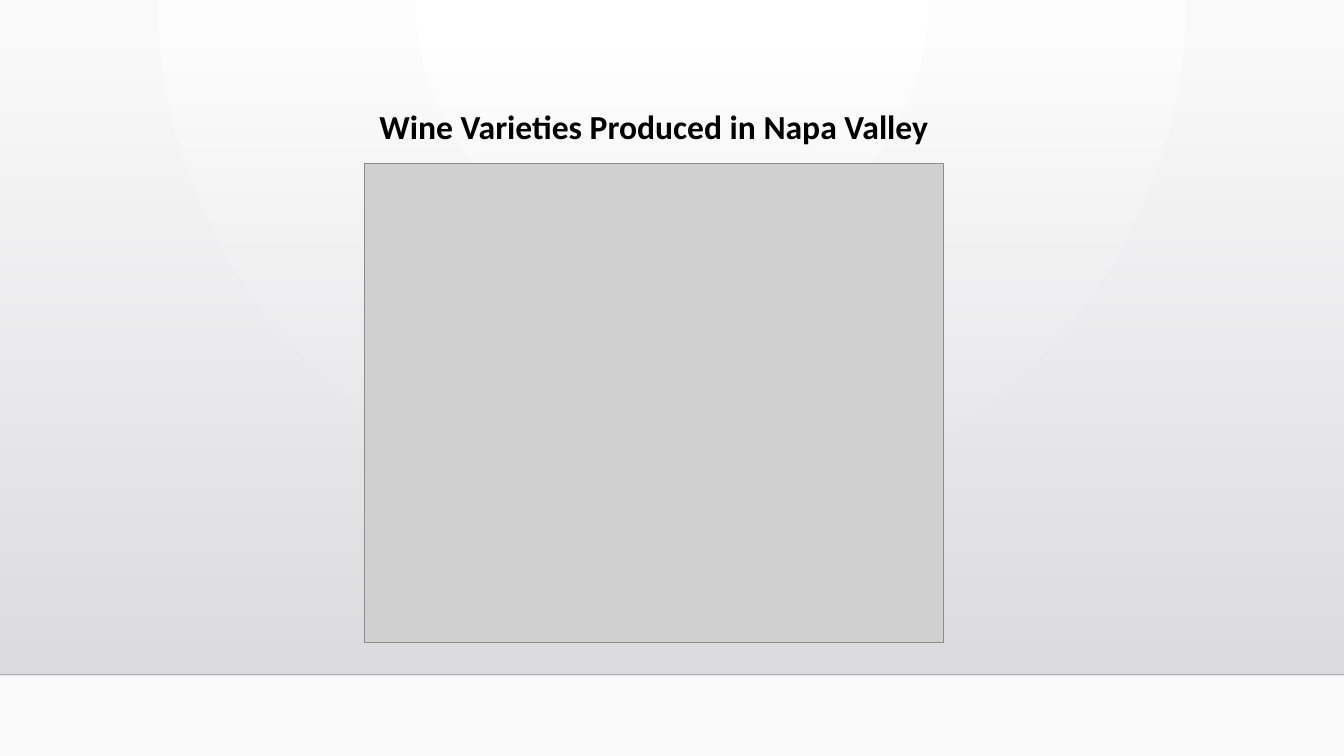
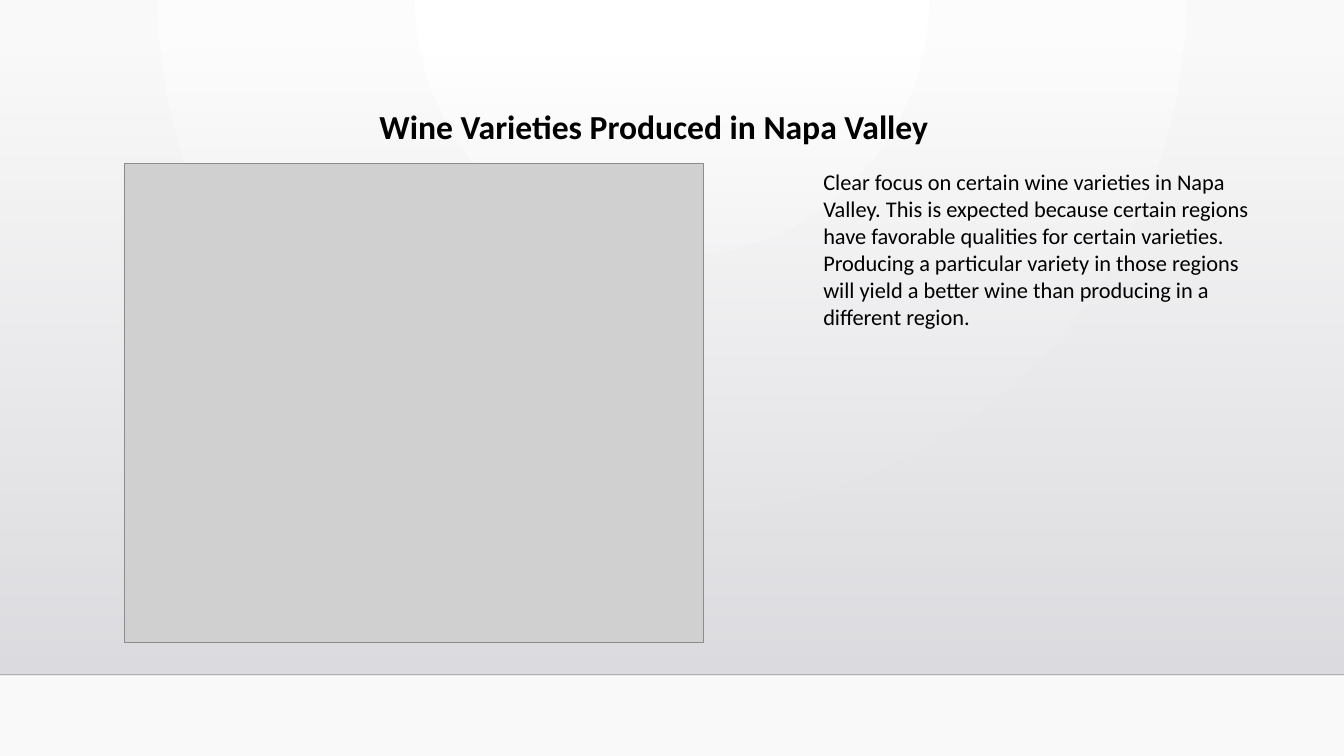
Before and after one commit to vittalsiddaiah/FantasticFive, a slide deck: slide 12 of Project/Final Presentation.pptx. Drawn at 1344x756 pixels with LibreOffice and Linux fonts; fonts in the diff are those of the drawing; grey boxes stand for pictures; background and template pictures are left out. Boxes give left, top, right and bottom in pixels: in the first picture for what was removed or moved away, otherwise in the second. Text is boxed around its words. In the diff, an @@ line names an element or a change of style, - is before the commit and + after.

Commit message:
Updated presentation

```diff
--- a/Project/Final Presentation.pptx
+++ b/Project/Final Presentation.pptx
@@ picture: place and size @@
-picture at bbox=[365, 163, 944, 642]
+picture at bbox=[125, 163, 704, 642]
@@ text added at bbox=[823, 174, 1248, 329], 16 pt, text #000000 @@
+Clear focus on certain wine varieties in Napa Valley. This is expected because certain regions have favorable qualities for certain varieties. Producing a particular variety in those regions will yield a better wine than producing in a different region.
```
Also in this commit, not shown: 5 other slides changed.
